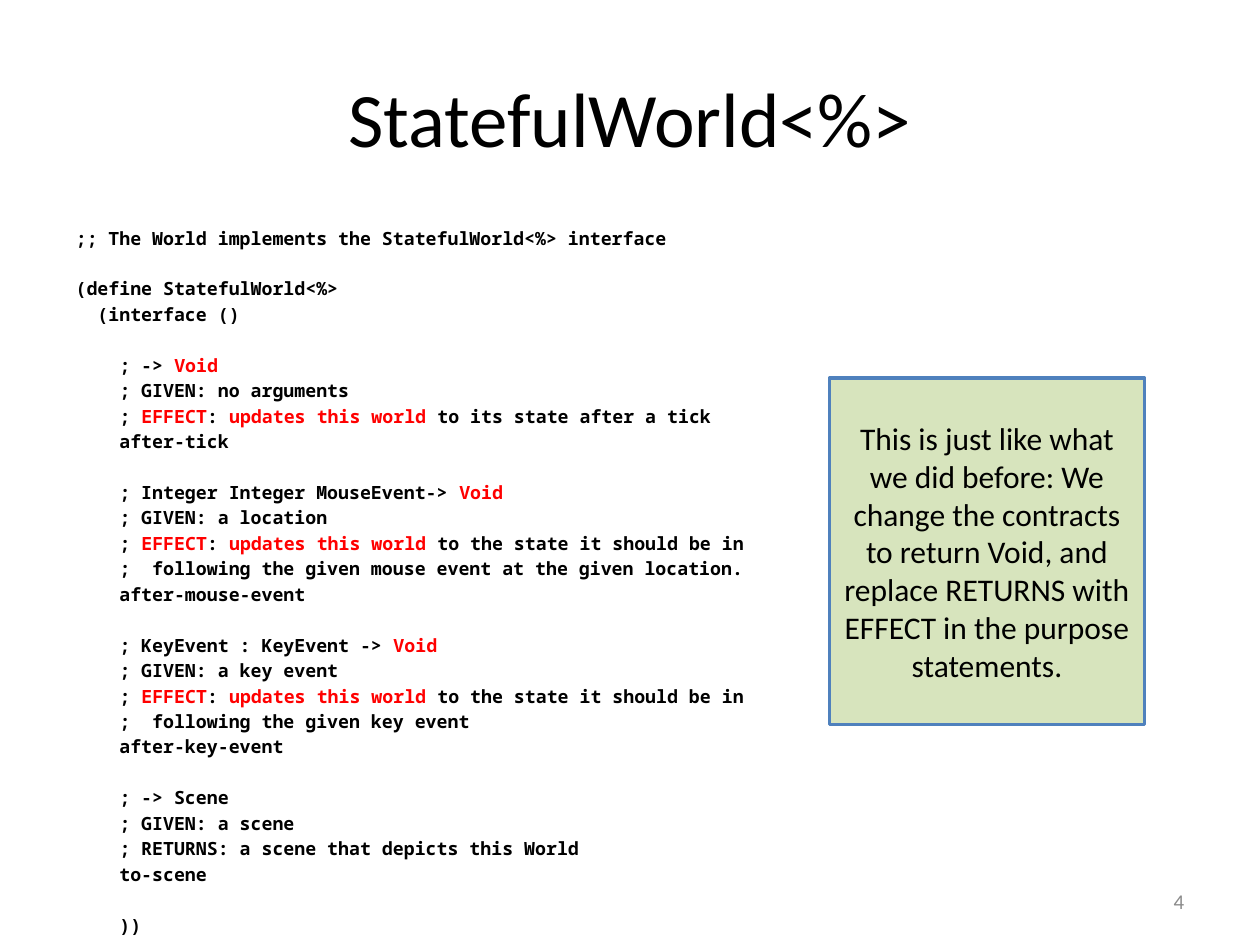
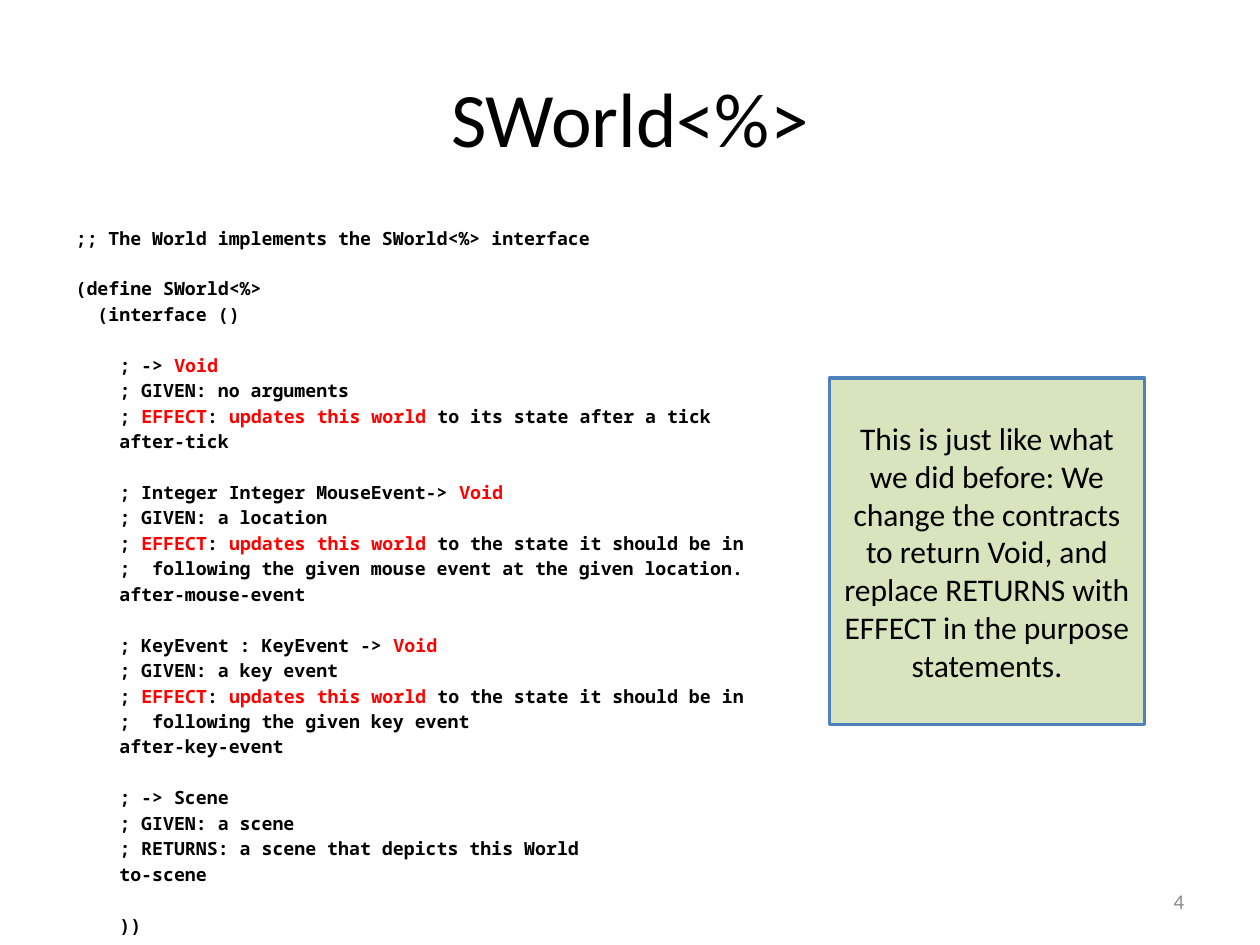
Before and after one commit to mwand/cs5010f16, a slide deck: slide 4 of Slides/Lesson 10.5 Generalizing this Design.pptx. Drawn at 1260x945 pixels with LibreOffice and Linux fonts; fonts in the diff are those of the drawing. Boxes give left, top, right and bottom in pixels: in the first picture for what was removed or moved away, otherwise in the second. Text is boxed around its words. In the diff, an @@ line names an element or a change of style, - is before the commit and + after.

```diff
--- a/Slides/Lesson 10.5 Generalizing this Design.pptx
+++ b/Slides/Lesson 10.5 Generalizing this Design.pptx
@@ title at bbox=[451, 93, 808, 148]: text changed @@
-StatefulWorld<%>
+SWorld<%>
@@ text at bbox=[76, 231, 589, 298]: text changed @@
-;; The World implements the StatefulWorld<%> interface
-(define StatefulWorld<%>
+;; The World implements the SWorld<%> interface
+(define SWorld<%>
```
Also in this commit, not shown: 4 other slides changed, 11 other files.
